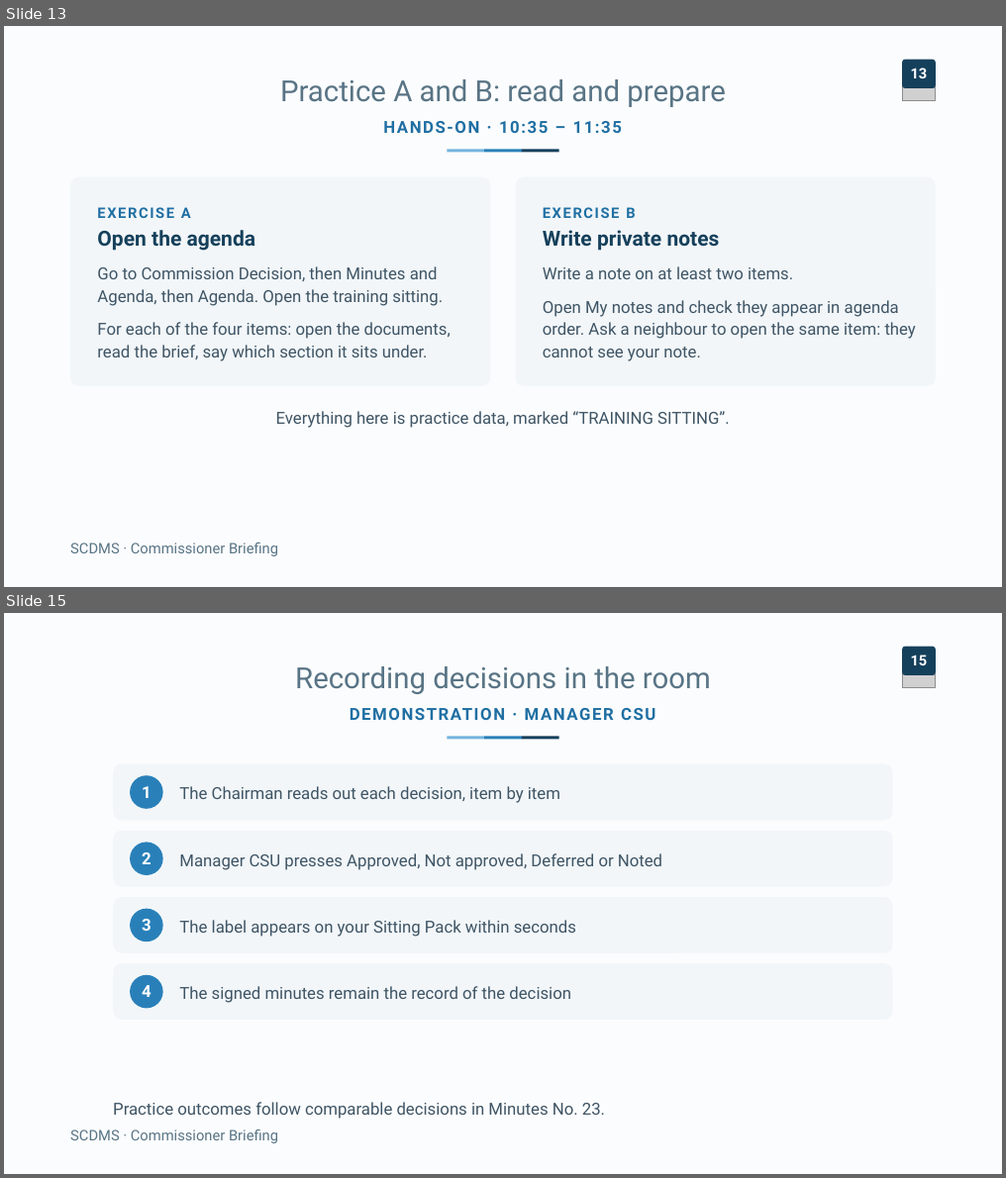
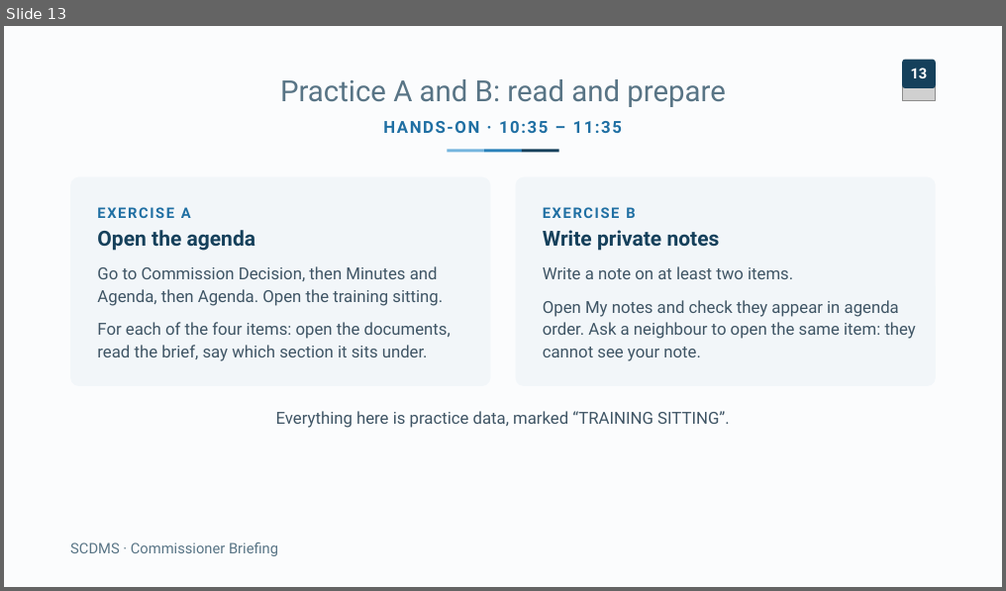
Before and after one commit to Innovation-and-Policy-Development-Unit/commissionDecisionApp_v1.0, a slide deck: docs/training/SCDMS_Commissioner_Briefing.pptx. Shown one above the other, each under a label of ours: slides 13 and 15 before the commit, slide 13 after it; the slides between them are not shown. The pictures are 1006x1178 and 1006x591 pixels, drawn with LibreOffice and Linux fonts; fonts in the diff are those of the drawing; grey boxes stand for pictures. Boxes give left, top, right and bottom in pixels: in the first picture for what was removed or moved away, otherwise in the second. Text is boxed around its words. In the diff, an @@ line names an element or a change of style, - is before the commit and + after.

```diff
--- a/docs/training/SCDMS_Commissioner_Briefing.pptx
+++ b/docs/training/SCDMS_Commissioner_Briefing.pptx
@@ slide 15 removed at (4,613,1002,1174), background #FBFCFD @@
@@ title removed at (295,666,711,694) @@
-Recording decisions in the room
@@ picture removed at (902,663,936,688) @@
@@ freeform shape removed at (902,646,936,675) @@
-15
@@ text removed at (350,708,655,720) @@
-DEMONSTRATION · MANAGER CSU
@@ rectangle removed at (448,736,484,739) @@
@@ rectangle removed at (484,736,522,739) @@
@@ rectangle removed at (522,736,559,739) @@
@@ rounded rectangle removed at (113,764,893,820) @@
@@ freeform shape removed at (130,775,162,808) @@
-1
@@ text removed at (179,786,560,803) @@
-The Chairman reads out each decision, item by item
@@ rounded rectangle removed at (113,831,893,887) @@
@@ freeform shape removed at (130,842,162,875) @@
-2
@@ text removed at (179,854,662,870) @@
-Manager CSU presses Approved, Not approved, Deferred or Noted
@@ rounded rectangle removed at (113,897,893,954) @@
@@ freeform shape removed at (130,909,162,942) @@
-3
@@ text removed at (179,920,576,937) @@
-The label appears on your Sitting Pack within seconds
@@ rounded rectangle removed at (113,964,893,1020) @@
@@ freeform shape removed at (130,975,162,1008) @@
-4
@@ text removed at (179,986,571,1003) @@
-The signed minutes remain the record of the decision
@@ text removed at (113,1102,605,1119) @@
-Practice outcomes follow comparable decisions in Minutes No. 23.
@@ text removed at (70,1130,278,1144) @@
-SCDMS · Commissioner Briefing
```
Also in this commit, not shown: 8 slides changed, 9 other files.
